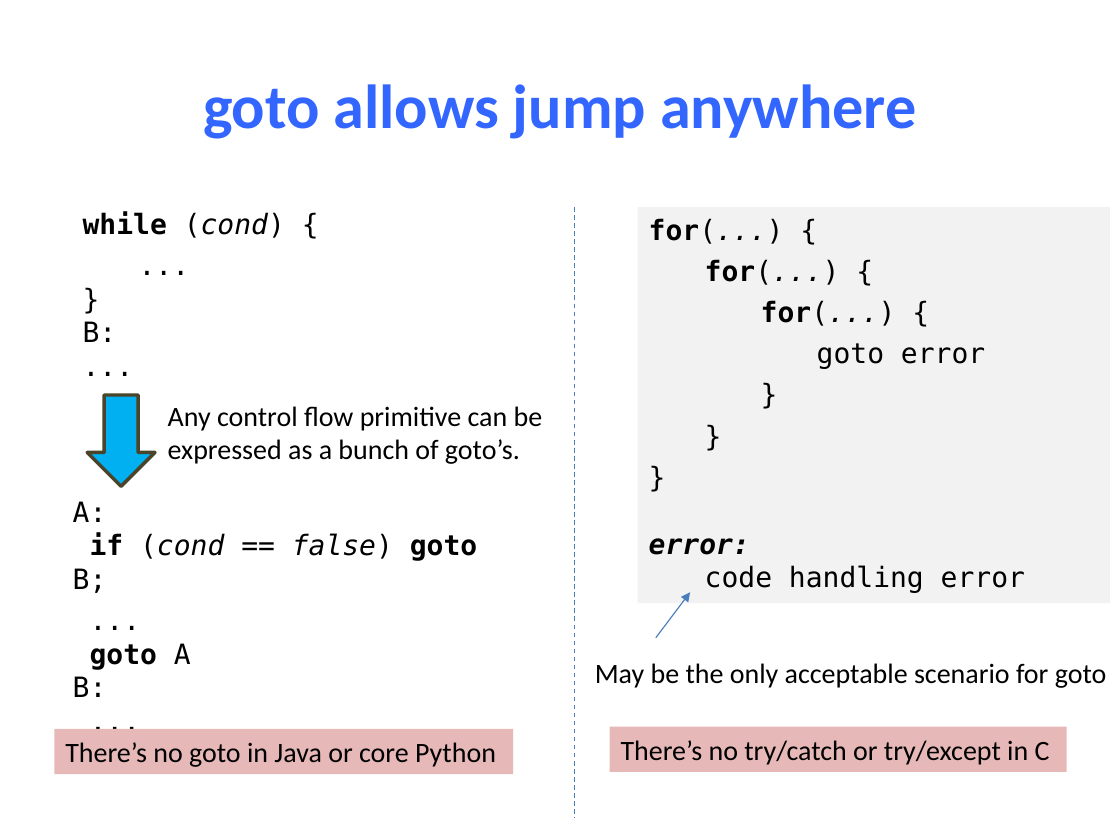
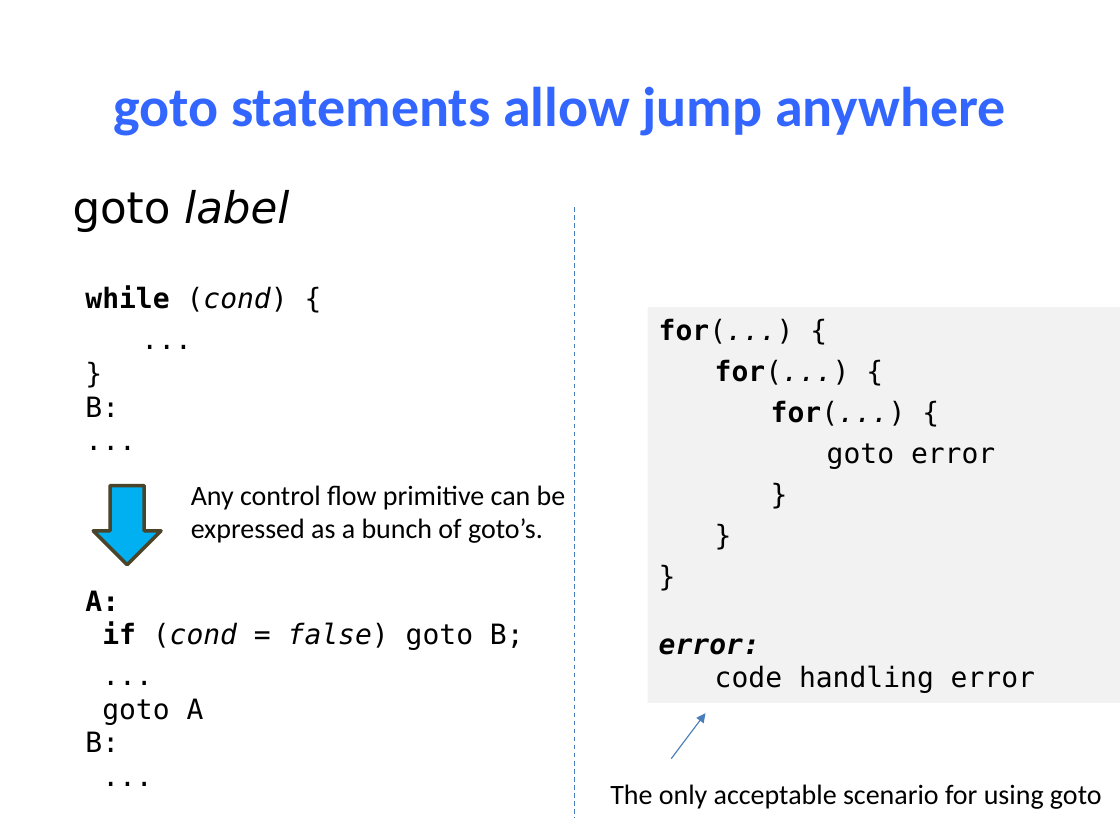
Before and after one commit to NYU-CSO/nyu-cso.github.io, a slide deck: slide 31 of notes/04-C_Basics.pptx (slide 28 before the commit). Drawn at 1120x840 pixels with LibreOffice and Linux fonts; fonts in the diff are those of the drawing. Boxes give left, top, right and bottom in pixels: in the first picture for what was removed or moved away, otherwise in the second. Text is boxed around its words. In the diff, an @@ line names an element or a change of style, - is before the commit and + after.

```diff
--- a/notes/04-C_Basics.pptx
+++ b/notes/04-C_Basics.pptx
@@ title at <box>113,86,1006,136</box>: text changed; size 40 to 36 pt @@
-goto allows jump anywhere
+goto statements allow jump anywhere
@@ text added at <box>73,190,289,232</box>, 28 pt, text #000000, italic @@
+  goto label
@@ text "while (cond) {": place and size @@
-text "while (cond) {" at <box>83,212,285,342</box>
+text "while (cond) {" at <box>85,286,288,417</box>
@@ rectangle "for(...) {": place and size @@
-rectangle "for(...) {" at <box>637,207,1110,603</box>
+rectangle "for(...) {" at <box>647,307,1120,702</box>
@@ text "Any control flow primitive can ...": place and size @@
-text "Any control flow primitive can ..." at <box>168,406,543,464</box>
+text "Any control flow primitive can ..." at <box>191,485,566,543</box>
@@ down arrow: place and size @@
-down arrow at <box>87,395,156,487</box>
+down arrow at <box>93,486,161,566</box>
@@ text "A:": place and size @@
-text "A:" at <box>73,501,477,697</box>
+text "A:" at <box>85,590,524,752</box>
@@ text at <box>85,590,204,725</box>: bold on in "A:"; bold off in "goto" @@
@@ text at <box>102,622,524,650</box>: text changed; italic off @@
-if (cond == false) goto B;
+if (cond = false) goto B;
@@ arrow moved from (656, 637) - (690, 592) to (671, 758) - (706, 713) @@
@@ rectangle removed at <box>54,729,513,774</box> @@
-There’s no goto in Java or core Python
@@ rectangle removed at <box>609,727,1066,772</box> @@
-There’s no try/catch or try/except in C
@@ text at <box>610,784,1102,809</box>: text changed @@
-May be the only acceptable scenario for goto
+The only acceptable scenario for using goto
```
Also in this commit, not shown: 16 other slides changed, 1 slide added, 8 slides removed, 1 other file.
